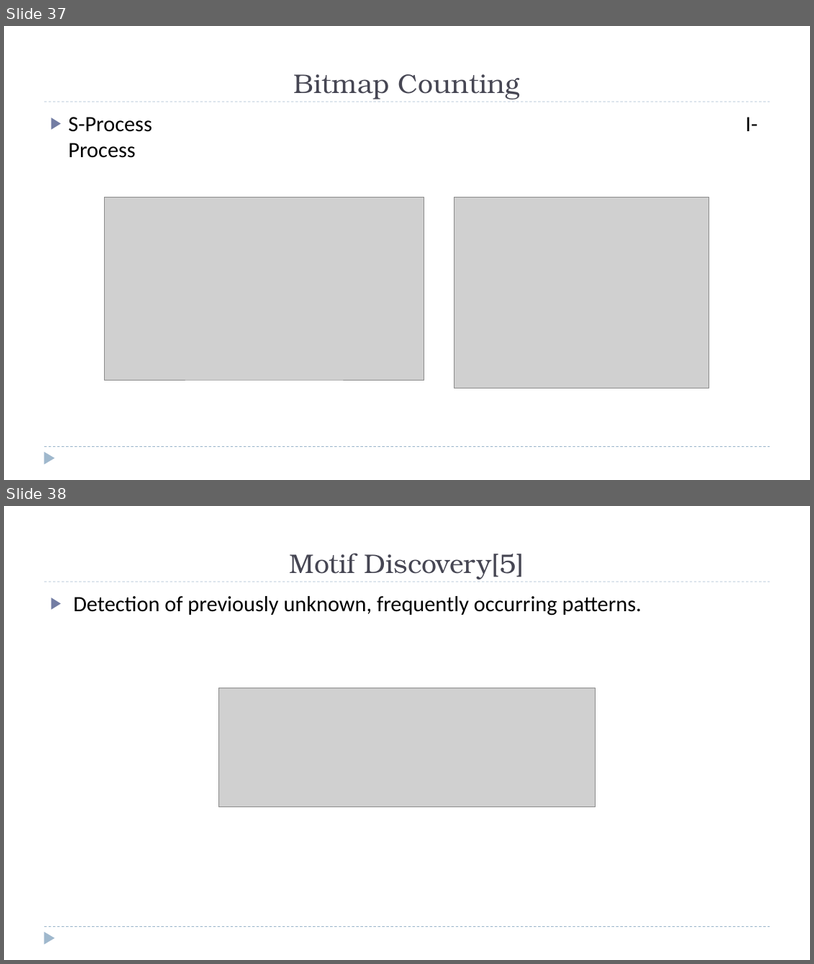
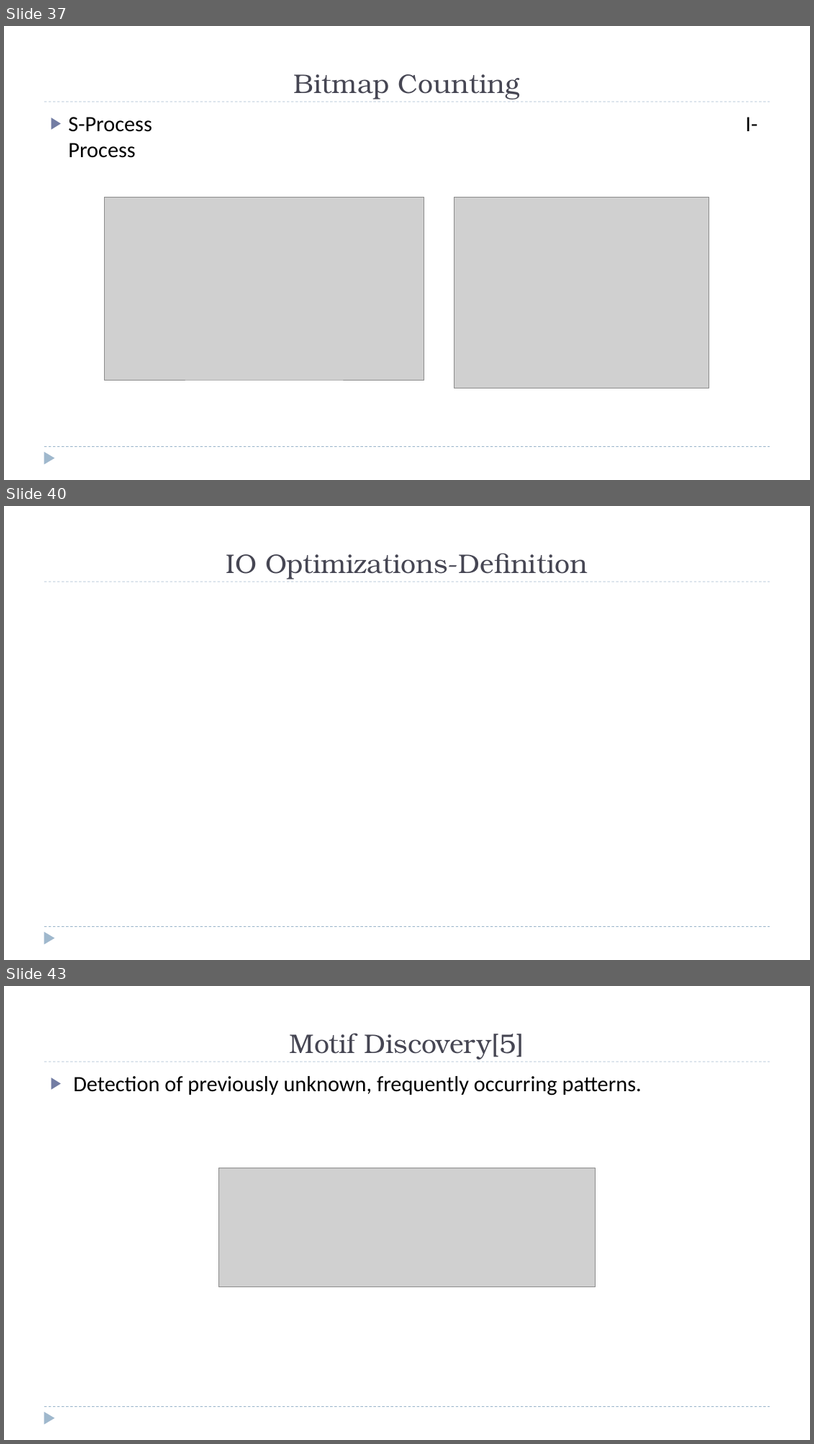
Before and after one commit to zixiaojindao/time-series-survey, a slide deck: slide/tsdm.pptx. Shown one above the other, each under a label of ours: slides 37 and 38 before the commit, slides 37, 40 and 43 after it; the slides between them are not shown. The pictures are 814x964 and 814x1444 pixels, drawn with LibreOffice and Linux fonts; fonts in the diff are those of the drawing; grey boxes stand for pictures. Boxes give left, top, right and bottom in pixels: in the first picture for what was removed or moved away, otherwise in the second. Text is boxed around its words. In the diff, an @@ line names an element or a change of style, - is before the commit and + after.

```diff
--- a/slide/tsdm.pptx
+++ b/slide/tsdm.pptx
@@ slide 40 added at <box>4,506,810,960</box>, background #FFFFFF; not listed: 3 template elements that a slide beside it also shows @@
@@ title added at <box>226,553,588,579</box>, 32 pt, text #464653 @@
+IO Optimizations-Definition
@@ what was slide 38 is now slide 43 @@
```
Also in this commit, not shown: 2 slides changed, 4 other slides added, 2 other files.
